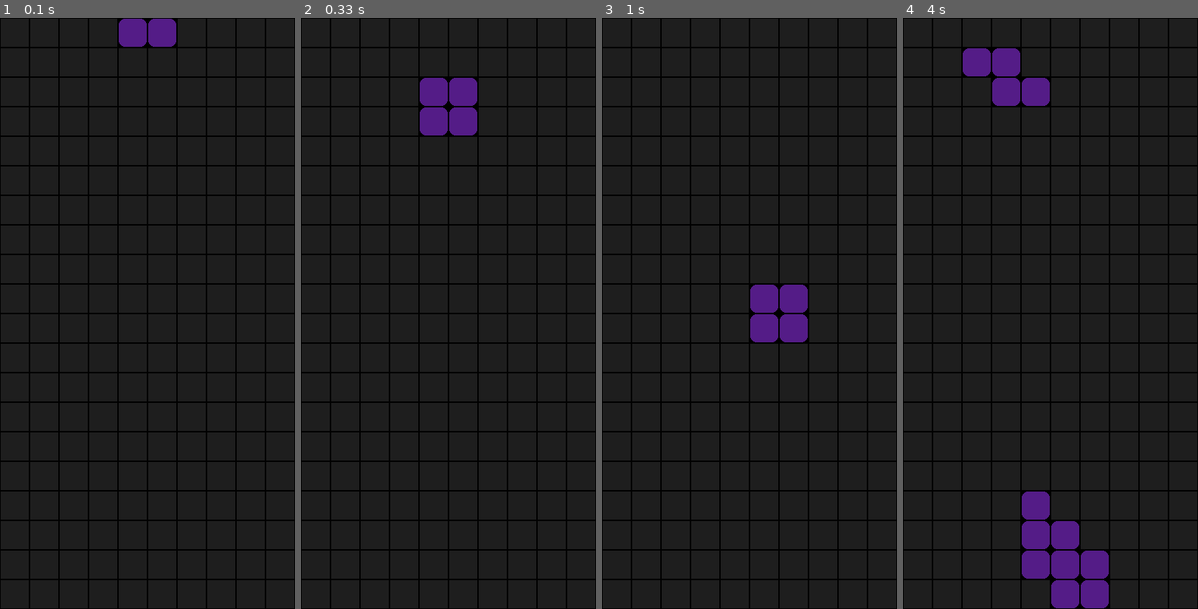
Above: before the commit, frames 1-4 (left to right).
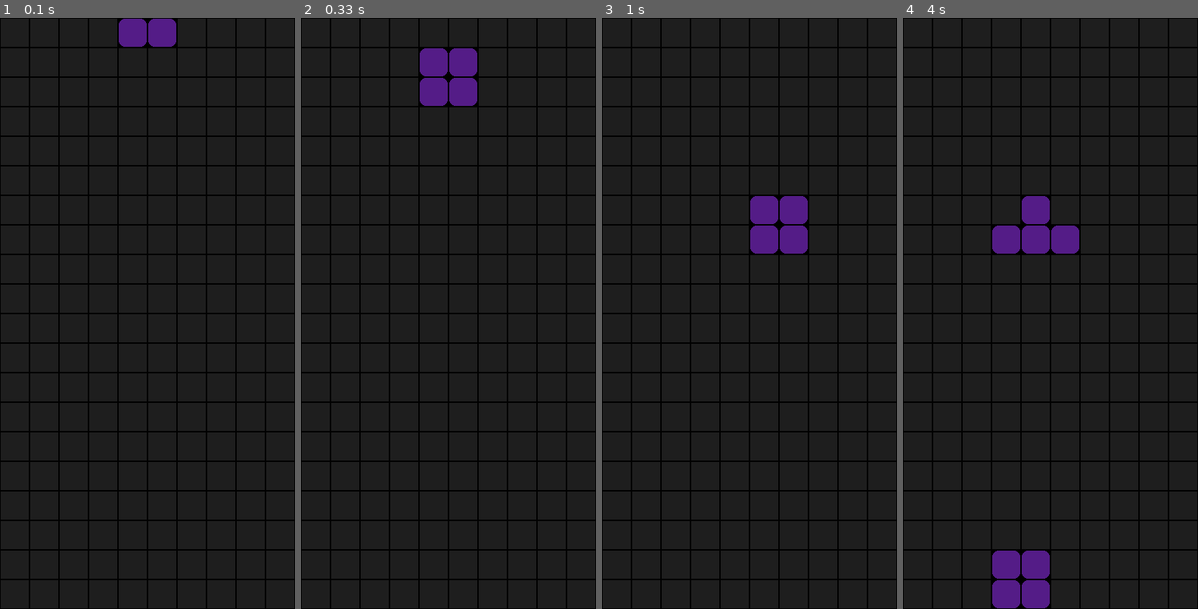
Above: after the commit, the same moments.

Repository: agentzero001/more_python
Game: pygame game, started from pygame/tetris/main.py
Two runs of this game, one before a commit and one after it. Both use one fixed random seed, a clock stepped at 60 frames per second and the inputs below.
Inputs:
- Up to frame 1 (0.1 s): no input
- Up to frame 2 (0.33 s): no input
- Up to frame 3 (1 s): hold Right 0.33-0.8 s; hold Up from 0.83 s (still down)
- Up to frame 4 (4 s): release Up at 1.13 s; hold Right 1.17-1.63 s; hold Left 1.67-2.2 s; hold Left 2.23-2.63 s; hold Up 2.67-3.03 s; hold Right 3.07-3.7 s; hold Left from 3.73 s (still down)

Frame 1 is identical in both runs. In frame 2, 1.8% of the frame differs, in the area x 40-60%, y 5-20%; in frame 3, 3.6%; in frame 4, 8.1%, in the area x 20-70%, y 5-100%.

Commit message:
check_full_lines

Diff:
--- a/pygame/tetris/main.py
+++ b/pygame/tetris/main.py
@@ -10,14 +10,14 @@
         pg.display.set_caption('Tetris')
         self.screen = pg.display.set_mode(FIELD_RES)
         self.clock = pg.time.Clock()
-        #self.set_timer()
-        pg.time.set_timer(pg.USEREVENT, ANIM_TIME_INTERVAL)
+        self.set_timer()
+        #pg.time.set_timer(pg.USEREVENT, ANIM_TIME_INTERVAL)
         self.tetris = Tetris(self)
 
-    # def set_timer(self):
-    #     self.user_event = pg.USEREVENT + 0
-    #     self.anim_trigger = False
-    #     pg.time.set_timer(self.user_event, ANIM_TIME_INTERVAL)
+    def set_timer(self):
+        self.user_event = pg.USEREVENT + 0
+        self.anim_trigger = False
+        pg.time.set_timer(self.user_event, ANIM_TIME_INTERVAL)
 
     def new_game(self):
         pass
--- a/pygame/tetris/settings.py
+++ b/pygame/tetris/settings.py
@@ -4,7 +4,7 @@
 FPS = 60
 FIELD_COLOR = (30, 30, 30)
 
-ANIM_TIME_INTERVAL = 100
+ANIM_TIME_INTERVAL = 150
 
 TILE_SIZE = 40
 FIELD_SIZE = FIELD_W, FIELD_H = 10, 20
--- a/pygame/tetris/tetris.py
+++ b/pygame/tetris/tetris.py
@@ -10,6 +10,22 @@
         self.sprite_group = pg.sprite.Group()
         self.field_array = self.get_field_array()
         self.tetromino = Tetromino(self)
+
+    def check_full_lines(self):
+        row = FIELD_H - 1
+        for y in range(FIELD_H - 1, -1, -1):
+            for x in range(FIELD_W):
+                self.field_array[row][x] = self.field_array[y][x]
+
+                if self.field_array[y][x]:
+                    self.field_array[row][x].pos = vec(x, y)
+
+            if sum(map(bool, self.field_array[y])) < FIELD_W:
+                row -= 1
+            else:
+                for x in range(FIELD_W):
+                    self.field_array[row][x].alive = False
+                    self.field_array[row][x] = 0
 
     def store_blocks(self):
         for block in self.tetromino.blocks:
@@ -40,6 +56,7 @@
 
     def update(self):
         if self.app.anim_trigger:
+            self.check_full_lines()
             self.tetromino.update()
             self.check_tetromino_landing()
         self.sprite_group.update()
--- a/pygame/tetris/tetromino.py
+++ b/pygame/tetris/tetromino.py
@@ -6,11 +6,19 @@
     def __init__(self, tetromino, pos):
         self.tetromino = tetromino
         self.pos = vec(pos) + INIT_POS_OFFSET
+        self.alive = True
 
         super().__init__(tetromino.tetris.sprite_group)
         self.image = pg.Surface([TILE_SIZE, TILE_SIZE])
-        pg.draw.rect(self.image, (84, 28, 135), (1, 1, TILE_SIZE - 2, TILE_SIZE - 2), border_radius=8)
+        pg.draw.rect(self.image,
+                     (84, 28, 135),
+                     (1, 1, TILE_SIZE - 2, TILE_SIZE - 2),
+                     border_radius=8)
         self.rect = self.image.get_rect()
+
+    def is_alive(self):
+        if not self.alive:
+            self.kill()
 
     def rotate(self, pivot_pos):
         translated = self.pos - pivot_pos
@@ -21,6 +29,7 @@
         self.rect.topleft = self.pos * TILE_SIZE
 
     def update(self):
+        self.is_alive()
         self.set_rect_pos()
 
     def collision(self, pos):
